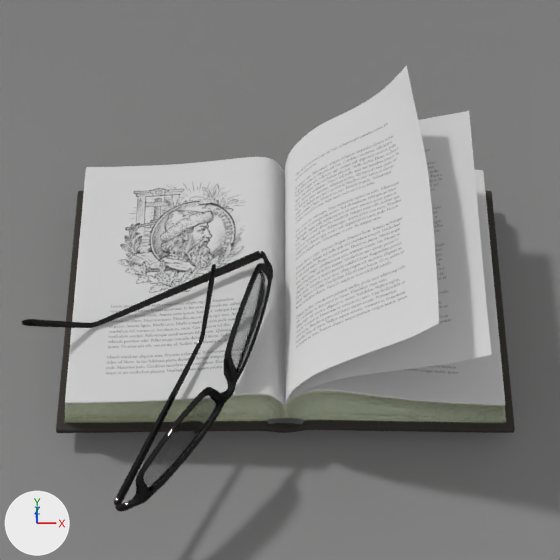
An edit to the Blender file apps/src/gnome-books.blend, drawn before and after from the same camera.
Camera for both pictures: the file's camera 'Camera'. The lights are fixed; the arrows at lower left show +X, +Y and +Z.
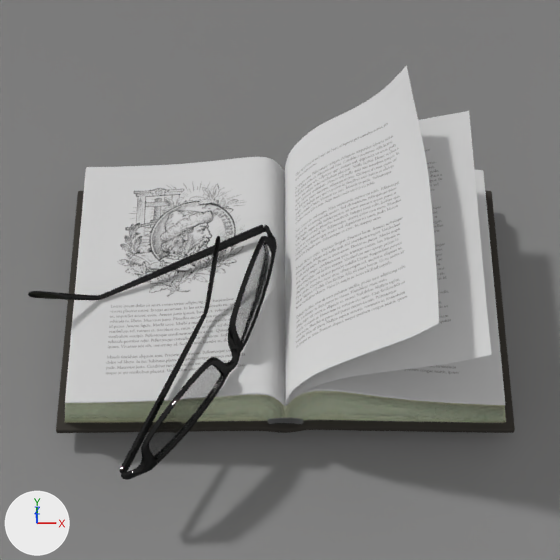
Commit message: / ‘apps/src/gnome-books.blend’ / ‘apps/src/gnome-books.blend1’

The change, as a list of edits to the scene's bpy script:
```text
Change ob_plane_018:
    ob_plane_018.location: (0.05, -1.477, 1.335) -> (0.073, -1.266, 1.335)
```

Changed parts and their boxes [x1, y1, x2, y2] in the pictures (560 x 560 px):
'Plane.021', moved: before [143, 270, 269, 491]; after [149, 242, 272, 459]
'Plane.018', moved: before [115, 251, 273, 512]; after [121, 225, 277, 480]
'Plane.019', moved: before [22, 251, 262, 328]; after [28, 225, 265, 300]
'Plane.020', moved: before [114, 264, 216, 505]; after [119, 236, 220, 474]
